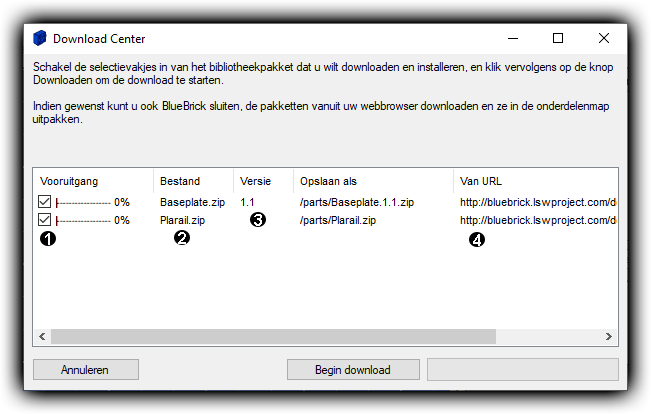
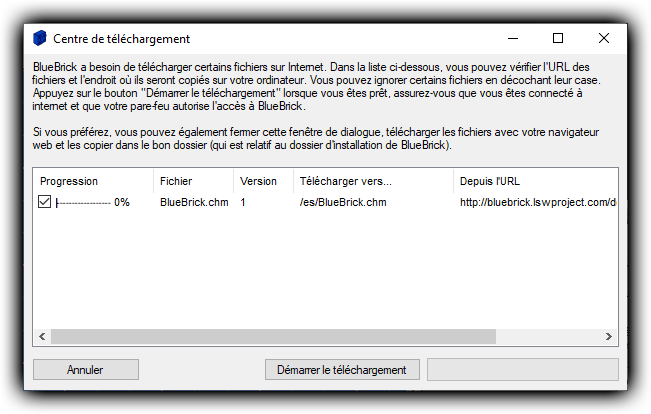
Revision of a layered (651, 414) image; what changed, layer by layer:
showed group "For Language" (5 layers) over [23,23,628,391]
showed "FR" (1st of 2, in "For Language"), painted on it over [23,23,628,391]
hid group "For Part Library" (18 layers) over [23,23,628,391]
hid "NL" (2nd of 2, in "For Part Library") over [23,23,628,391]
